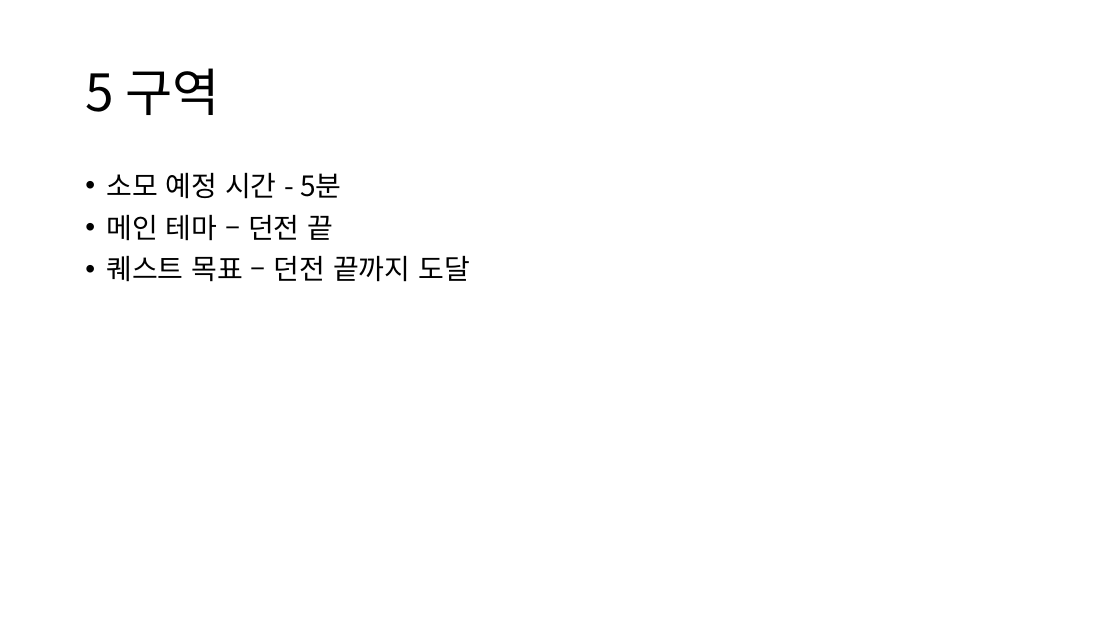
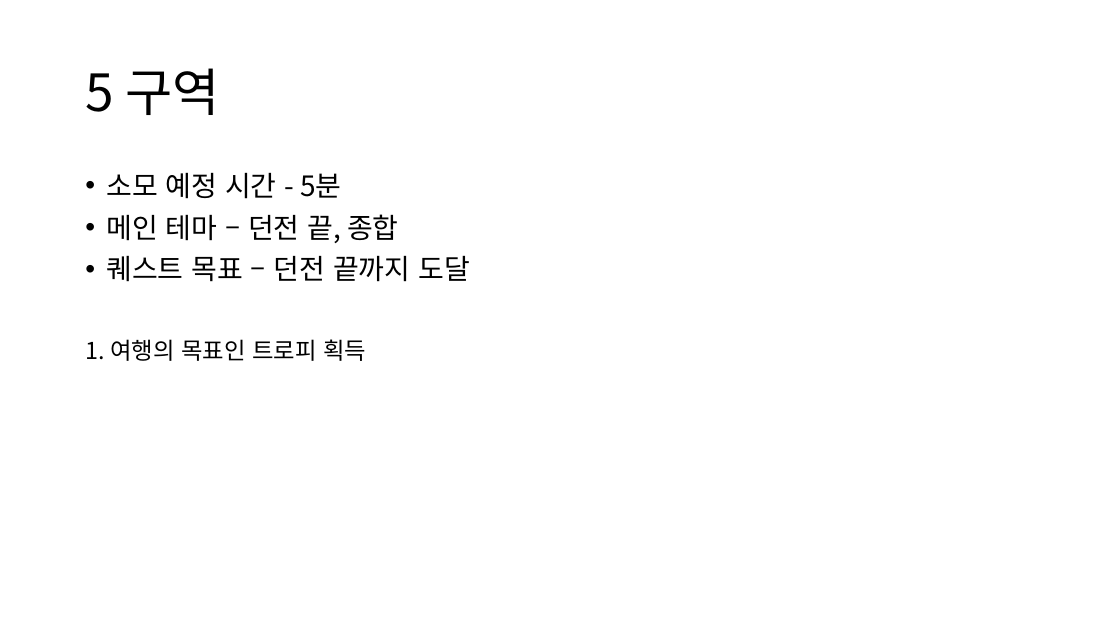
Before and after one commit to yimgunho/Witch_of_Time, a slide deck: slide 9 of 시간의 마녀_데모맵 기획.pptx. Drawn at 1120x630 pixels with LibreOffice and Linux fonts; fonts in the diff are those of the drawing. Boxes give left, top, right and bottom in pixels: in the first picture for what was removed or moved away, otherwise in the second. Text is boxed around its words. In the diff, an @@ line names an element or a change of style, - is before the commit and + after.

```diff
--- a/시간의 마녀_데모맵 기획.pptx
+++ b/시간의 마녀_데모맵 기획.pptx
@@ text at (106,214,399,243): text changed @@
-• 메인 테마 – 던전 끝
+• 메인 테마 – 던전 끝, 종합
@@ text at (85,339,366,361): paragraph added @@
+1. 여행의 목표인 트로피 획득
```
Also in this commit, not shown: 4 other slides changed, 1 slide added, 1 slide removed.
